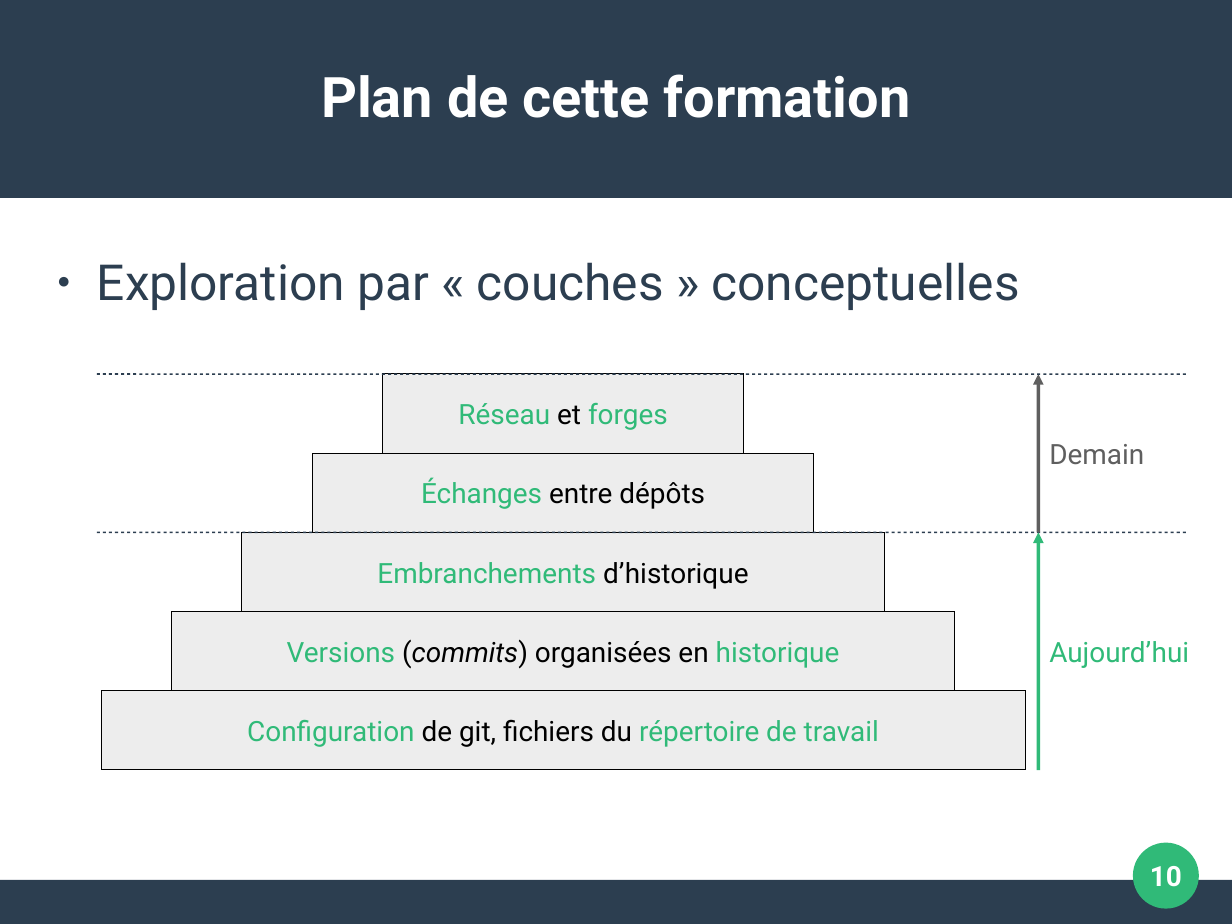
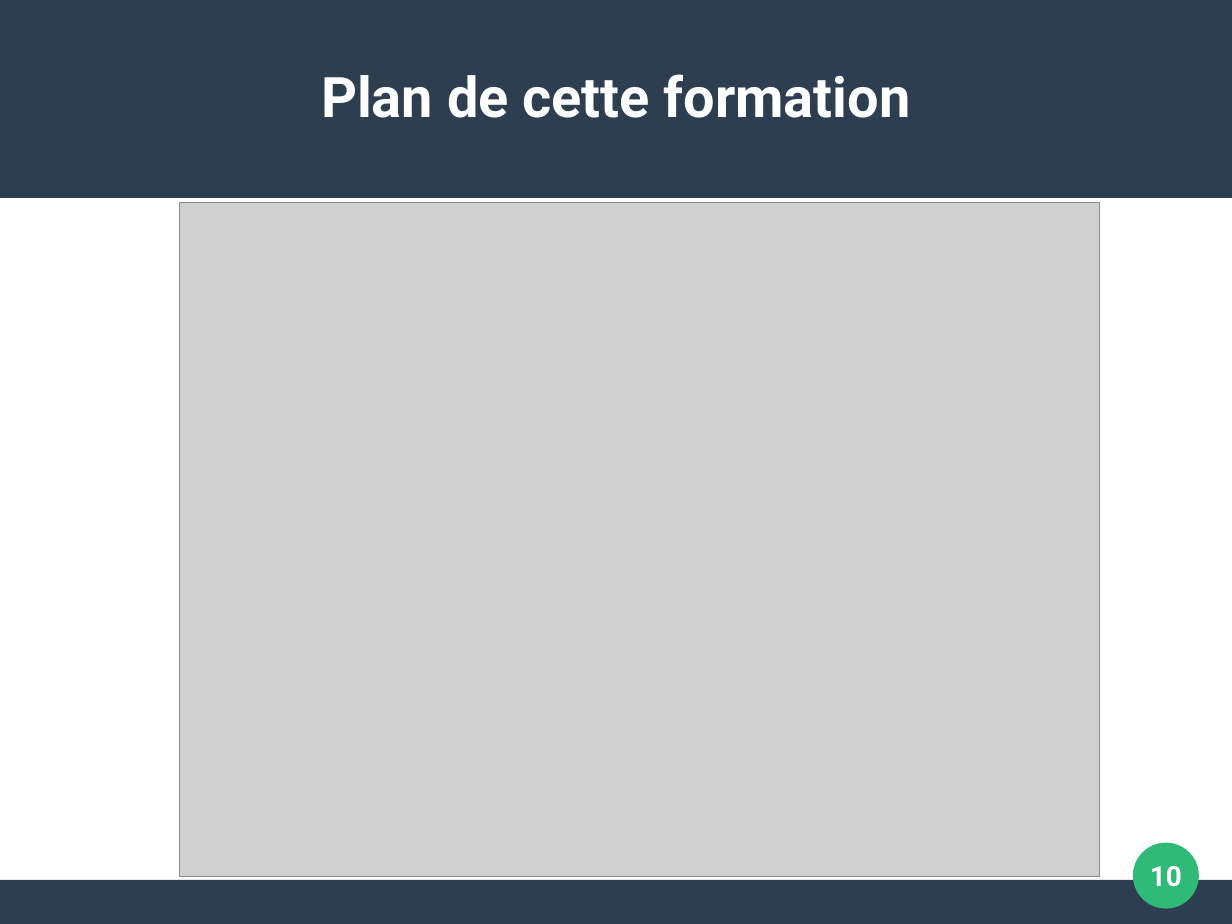
Before and after one commit to pushou/formation-git, a slide deck: slide 10 of Pres1-Introduction.odp. Drawn at 1232x924 pixels with LibreOffice and Linux fonts; fonts in the diff are those of the drawing; grey boxes stand for pictures. Boxes give left, top, right and bottom in pixels: in the first picture for what was removed or moved away, otherwise in the second. Text is boxed around its words. In the diff, an @@ line names an element or a change of style, - is before the commit and + after.

```diff
--- a/Pres1-Introduction.odp
+++ b/Pres1-Introduction.odp
@@ picture added at bbox=[179, 202, 1100, 876] @@
@@ text removed at bbox=[97, 262, 1020, 310] @@
-● Exploration par « couches » conceptuelles
@@ line removed from (97, 375) to (1188, 375) @@
@@ rectangle removed at bbox=[383, 375, 745, 454] @@
-Réseau et forges
@@ arrow removed from (1039, 532) to (1039, 375) @@
@@ text removed at bbox=[1049, 444, 1144, 465] @@
-Demain
@@ rectangle removed at bbox=[313, 454, 815, 533] @@
-Échanges entre dépôts
@@ line removed from (97, 532) to (1188, 532) @@
@@ rectangle removed at bbox=[243, 532, 885, 612] @@
-Embranchements d’historique
@@ arrow removed from (1039, 770) to (1039, 532) @@
@@ rectangle removed at bbox=[172, 612, 956, 691] @@
-Versions (commits) organisées en historique
@@ text removed at bbox=[1049, 641, 1189, 668] @@
-Aujourd’hui
@@ rectangle removed at bbox=[102, 691, 1026, 770] @@
-Configuration de git, fichiers du répertoire de travail
```
Also in this commit, not shown: 3 other slides changed, 6 other files.
